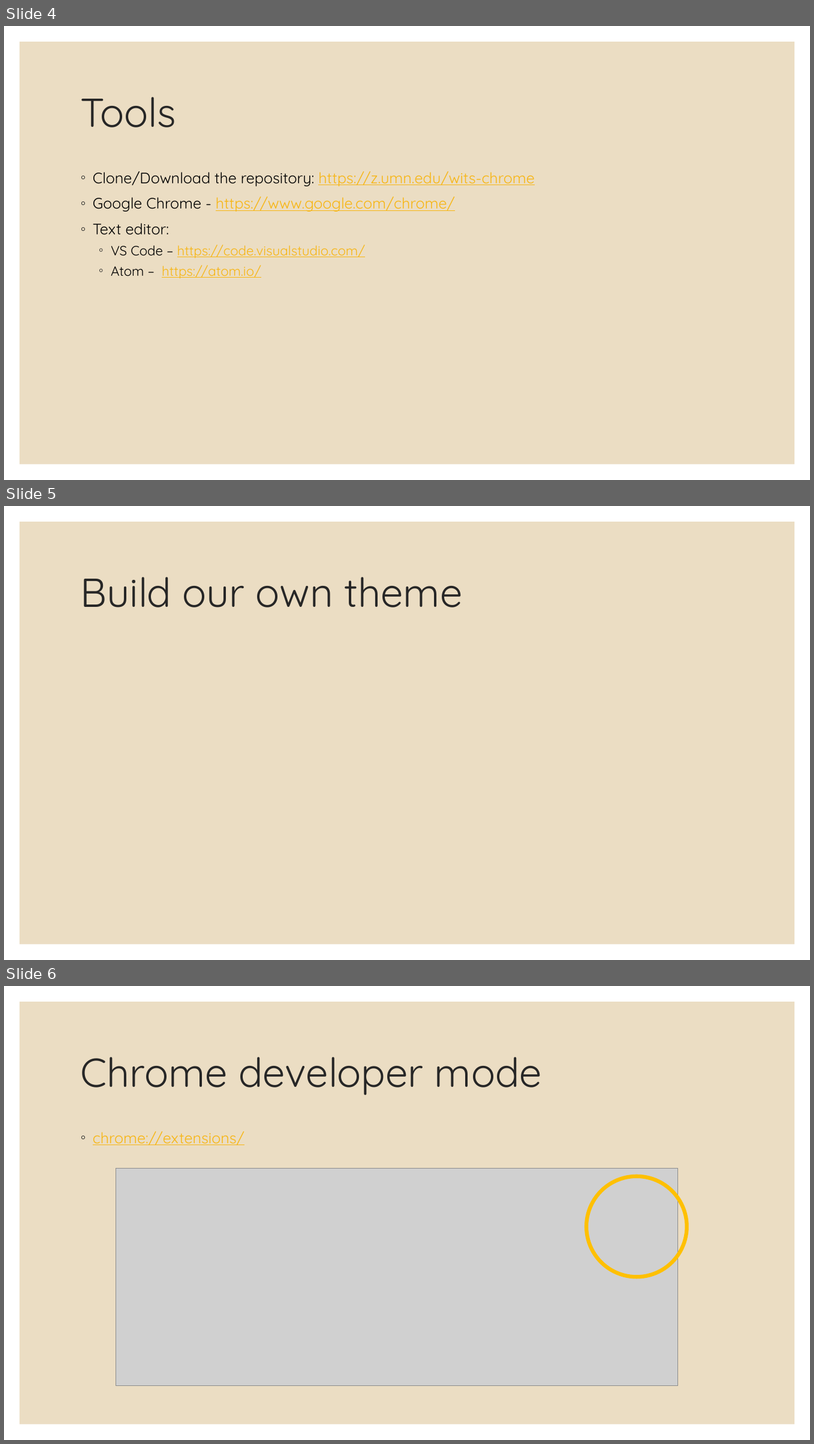
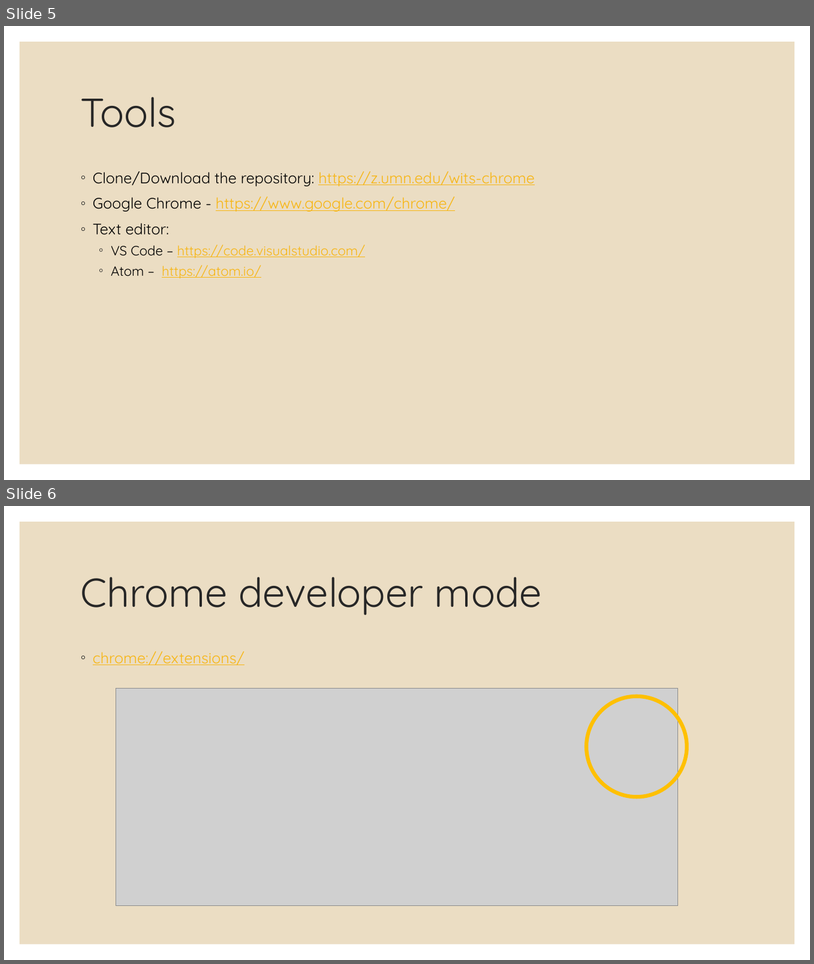
Before and after one commit to thu-tr/chrome_extension, a slide deck: slide.pptx. Shown one above the other, each under a label of ours: slides 4, 5 and 6 before the commit, slides 5 and 6 after it. The pictures are 814x1444 and 814x964 pixels, drawn with LibreOffice and Linux fonts; fonts in the diff are those of the drawing; grey boxes stand for pictures. Boxes give left, top, right and bottom in pixels: in the first picture for what was removed or moved away, otherwise in the second. Text is boxed around its words. In the diff, an @@ line names an element or a change of style, - is before the commit and + after.

```diff
--- a/slide.pptx
+++ b/slide.pptx
@@ slide 5 removed at [4,506,810,960], background #FFFFFF; not listed: 1 template element that a slide beside it also shows @@
@@ title removed at [81,577,463,607] @@
-Build our own theme
@@ what was slide 4 is now slide 5 @@
```
Also in this commit, not shown: 1 slide changed, 1 slide added.
